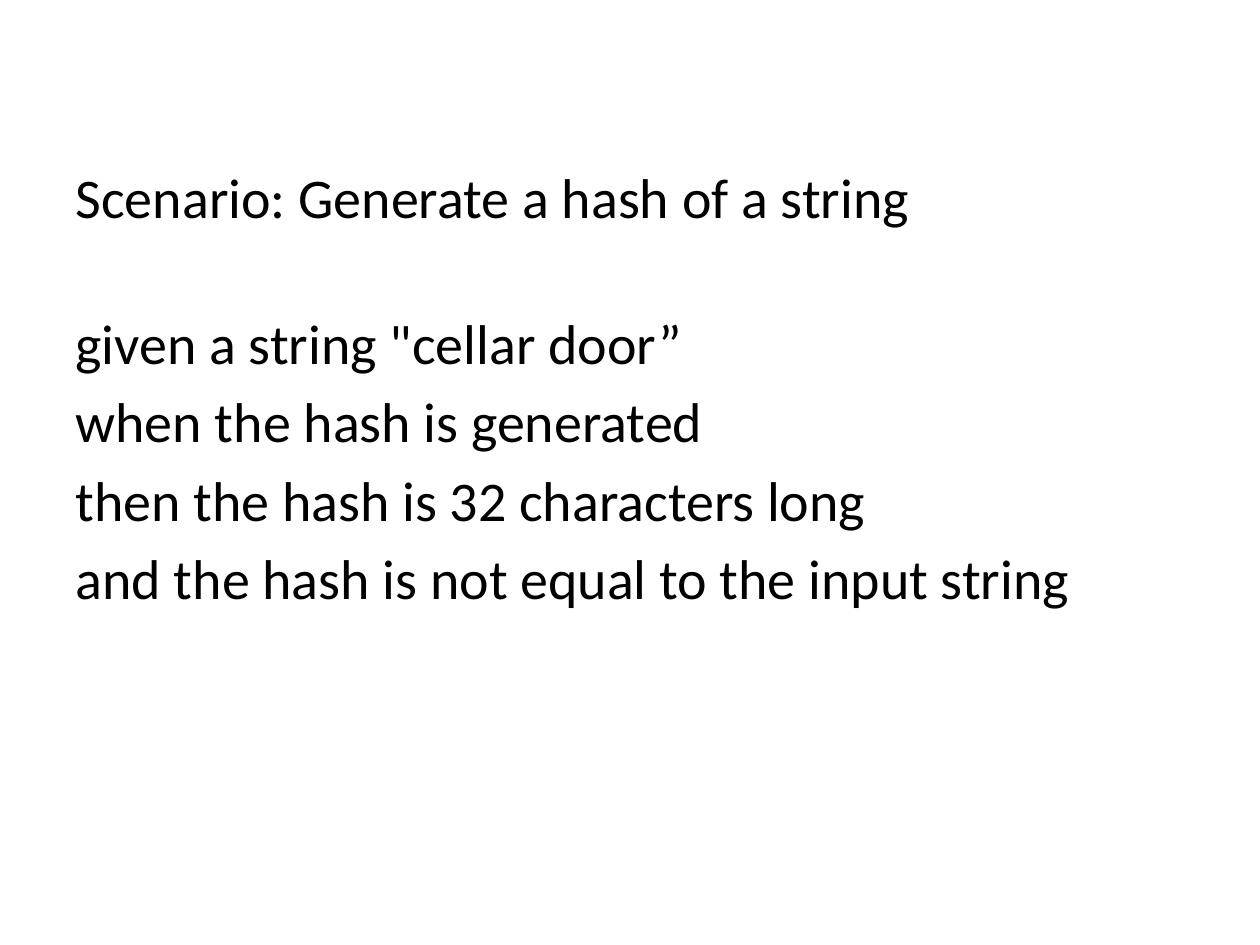
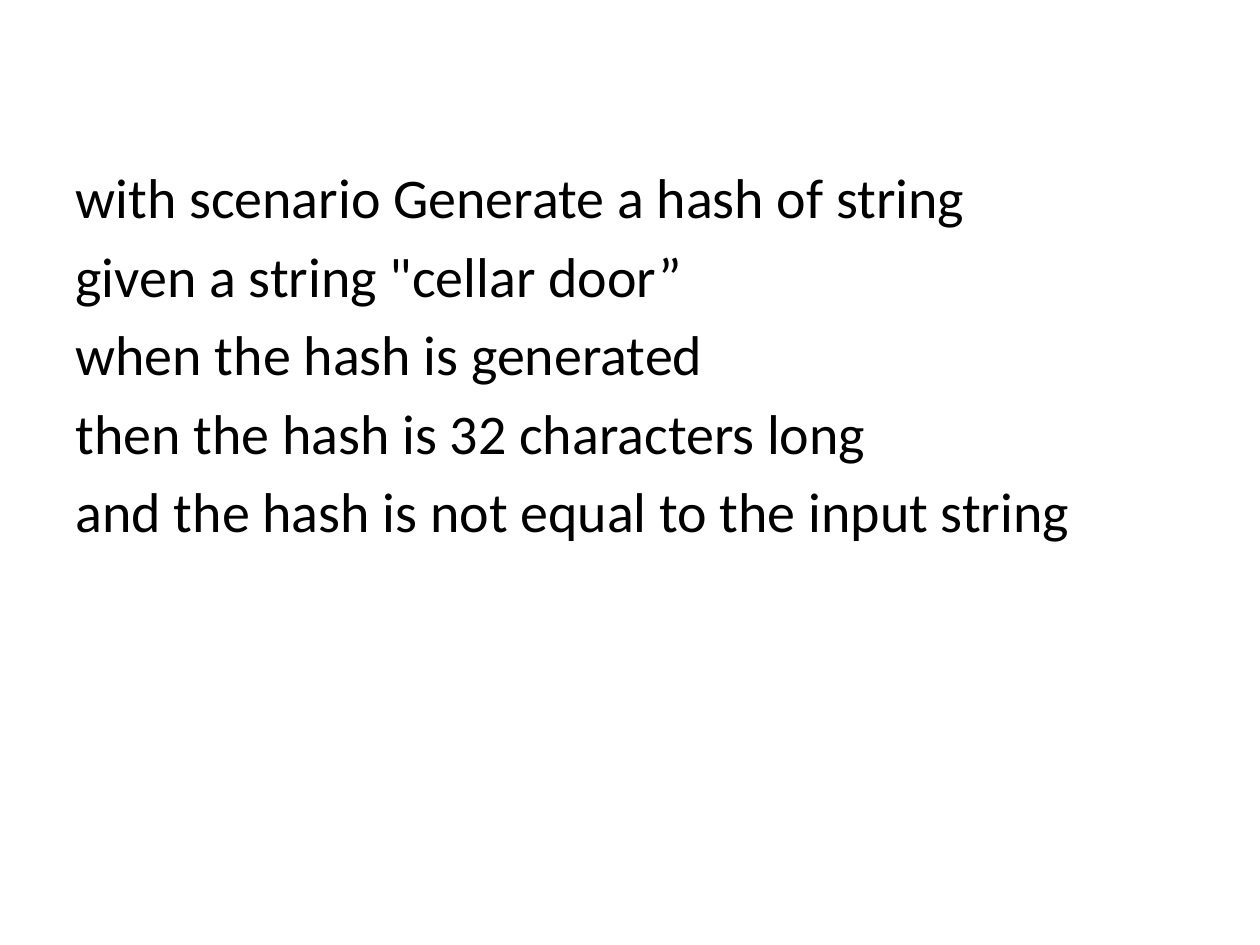
Before and after one commit to liammclennan/Liam-s-Presentations, a slide deck: slide 9 of storyq/Behaviour-Driven Development.pptx (slide 6 before the commit). Drawn at 1260x945 pixels with LibreOffice and Linux fonts; fonts in the diff are those of the drawing. Boxes give left, top, right and bottom in pixels: in the first picture for what was removed or moved away, otherwise in the second. Text is boxed around its words. In the diff, an @@ line names an element or a change of style, - is before the commit and + after.

```diff
--- a/storyq/Behaviour-Driven Development.pptx
+++ b/storyq/Behaviour-Driven Development.pptx
@@ text at [76,179,964,228]: text changed @@
-Scenario: Generate a hash of a string
+with scenario Generate a hash of string
```
Also in this commit, not shown: 5 other slides changed, 4 slides added.
